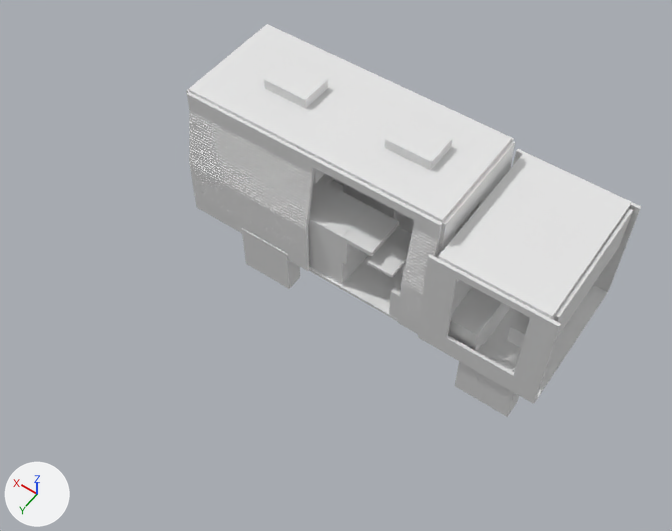
What one commit did to the OBJ model v2-real/model.obj.
Both versions are drawn from a camera (50 mm lens) standing at (-2.71, 5.45, 8.99) and looking at (1.03, 0.22, 0.76). Lighting does not change. The marker at lower left points along +X, +Y and +Z. The picture after the commit comes second. Where no turn or scale is listed for an object, it has been applied to the vertices. Vertices at exactly the same position are counted once.

Before the edit, the objects in view are built like this:
```python
me_model = bpy.data.meshes.new('model')
me_model.from_pydata(...)  # 3022 vertices, 2946 faces; spans x -1.5..3.43, y -1.87..0.04, z -0.6..1.98
ob_model = bpy.data.objects.new('model', me_model)
ob_model.location = (0.0, 0.0, 0.0)
```
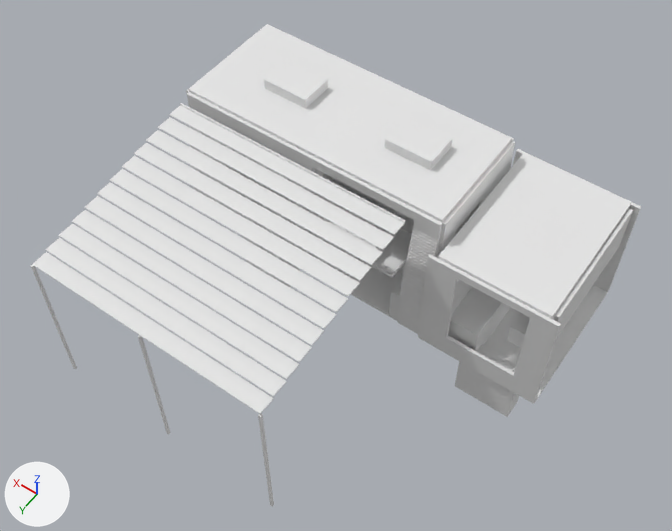
Changed parts and their boxes (x1, y1, x2, y2) in the pictures (672 x 531 px):
'model', reshaped (34% wider, 23% taller): before (186, 24, 641, 417); after (31, 24, 641, 507)
part 1 of me_model, added: after (169, 105, 404, 235)
part 2 of me_model, added: after (158, 117, 394, 250)
part 3 of me_model, added: after (146, 130, 383, 265)
part 4 of me_model, added: after (134, 143, 371, 281)
part 5 of me_model, added: after (122, 155, 360, 296)
part 6 of me_model, added: after (110, 169, 348, 312)
part 7 of me_model, added: after (97, 182, 336, 329)
part 8 of me_model, added: after (85, 196, 324, 345)
part 9 of me_model, added: after (72, 210, 312, 362)
part 10 of me_model, added: after (59, 223, 299, 379)
part 11 of me_model, added: after (45, 237, 286, 397)
part 12 of me_model, added: after (32, 252, 274, 414)
part 13 of me_model, added: after (180, 103, 405, 223)
part 14 of me_model, added: after (258, 414, 274, 507)
part 15 of me_model, added: after (138, 335, 170, 435)
part 16 of me_model, added: after (31, 265, 77, 369)

Edits to the bpy script that builds the scene:
```text
Change me_model:
    used by ob_model
    remove me_model.from_pydata(...)  # 3022 vertices, 2946 faces; spans x -1.5..3.43, y -1.87..0.04, z -0.6..1.98
    add me_model.from_pydata(...)  # 3150 vertices, 3042 faces; spans x -1.5..3.43, y -1.87..2.45, z -0.61..1.98
    me_model part 1: a new loose piece, a box spanning x 0.3..3.3, y 0.04..0.24, z 1.8269..1.8369
    me_model part 2: a new loose piece, a box spanning x 0.3..3.3, y 0.24..0.44, z 1.7886..1.7986
    me_model part 3: a new loose piece, a box spanning x 0.3..3.3, y 0.44..0.64, z 1.75..1.76
    me_model part 4: a new loose piece, a box spanning x 0.3..3.3, y 0.64..0.84, z 1.712..1.722
    me_model part 5: a new loose piece, a box spanning x 0.3..3.3, y 0.84..1.04, z 1.6739..1.6839
    me_model part 6: a new loose piece, a box spanning x 0.3..3.3, y 1.04..1.24, z 1.6356..1.6456
    me_model part 7: a new loose piece, a box spanning x 0.3..3.3, y 1.24..1.44, z 1.5974..1.6074
    me_model part 8: a new loose piece, a box spanning x 0.3..3.3, y 1.44..1.64, z 1.5591..1.5691
    me_model part 9: a new loose piece, a box spanning x 0.3..3.3, y 1.64..1.84, z 1.5209..1.5309
    me_model part 10: a new loose piece, a box spanning x 0.3..3.3, y 1.84..2.04, z 1.4826..1.4926
    me_model part 11: a new loose piece, a box spanning x 0.3..3.3, y 2.04..2.24, z 1.4444..1.4544
    me_model part 12: a new loose piece, a box spanning x 0.3..3.3, y 2.24..2.44, z 1.406..1.416
    me_model part 13: a new loose piece, a box spanning x 0.3..3.3, y 0.04..0.055, z 1.831..1.861
    me_model part 14: a new loose piece, a box spanning x 0.285..0.315, y 2.425..2.455, z -0.608..1.392
    me_model part 15: a new loose piece, a box spanning x 1.785..1.815, y 2.425..2.455, z -0.608..1.392
    me_model part 16: a new loose piece, a box spanning x 3.285..3.315, y 2.425..2.455, z -0.608..1.392
```
